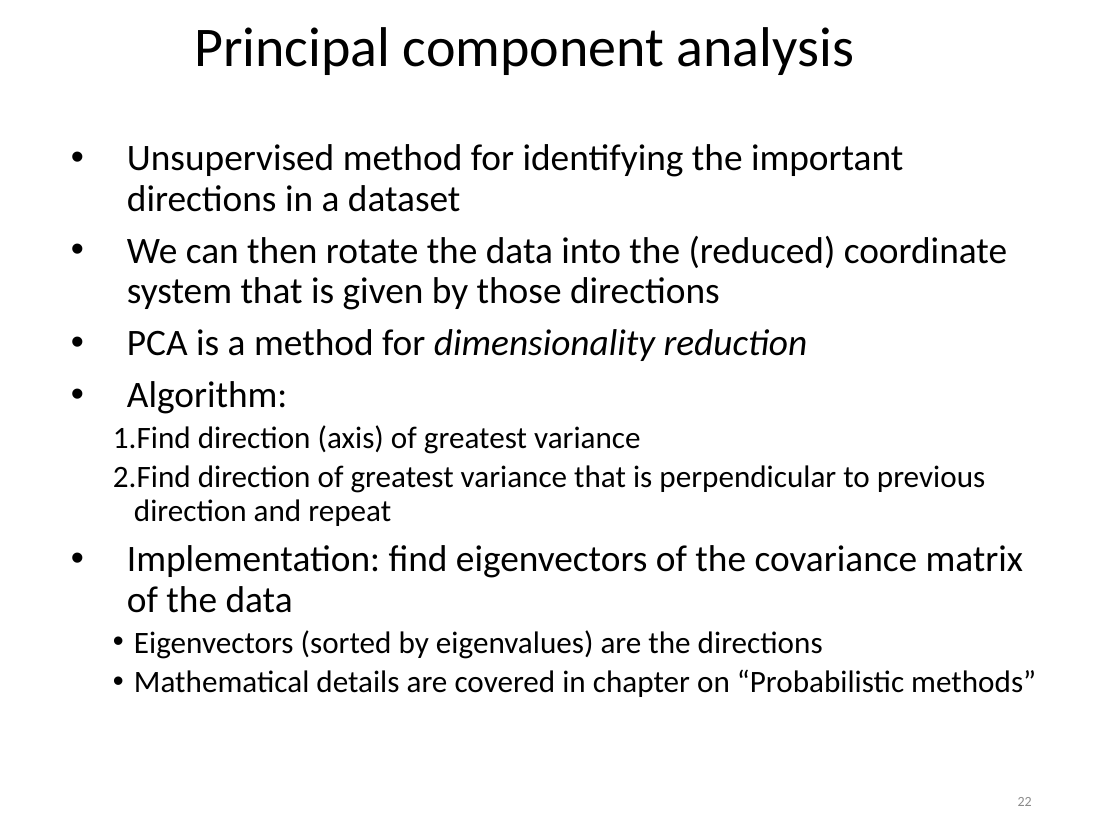
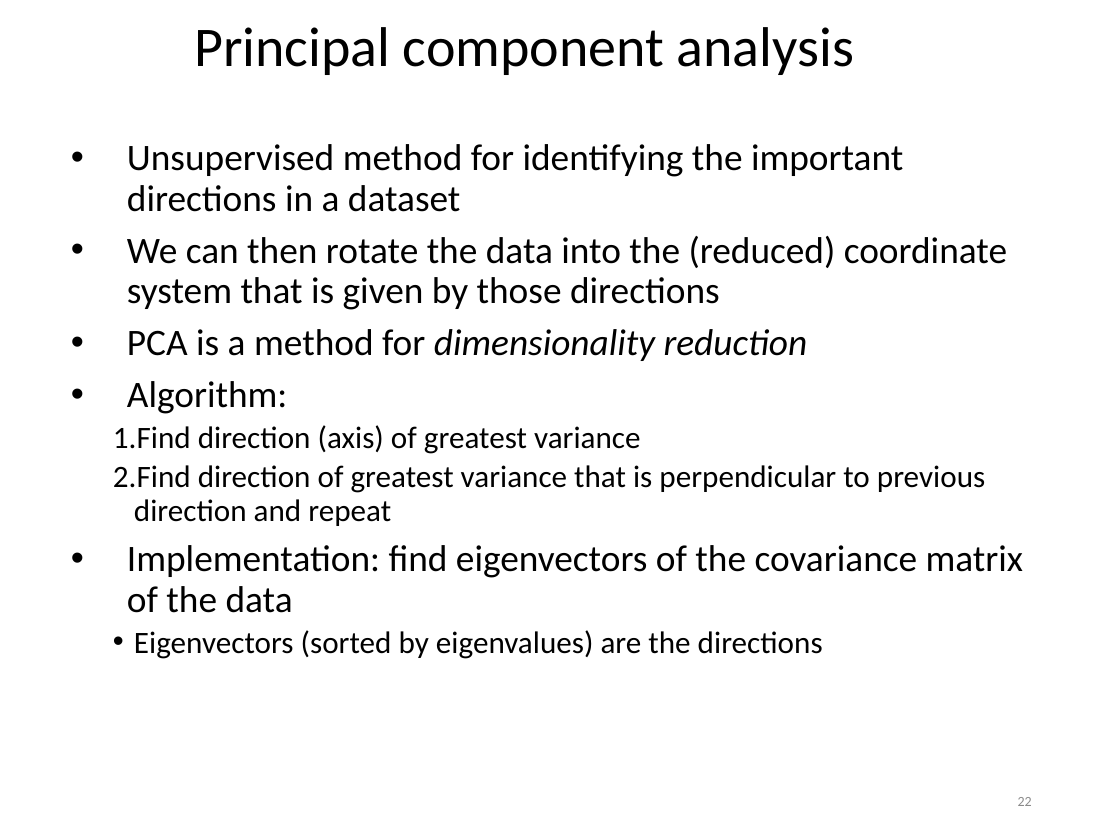
Before and after one commit to khaledmrasheed/khaledmrasheed.github.io, a slide deck: slide 22 of DMcourse/Chapter8.pptx. Drawn at 1120x840 pixels with LibreOffice and Linux fonts; fonts in the diff are those of the drawing. Boxes give left, top, right and bottom in pixels: in the first picture for what was removed or moved away, otherwise in the second. Text is boxed around its words. In the diff, an @@ line names an element or a change of style, - is before the commit and + after.

```diff
--- a/DMcourse/Chapter8.pptx
+++ b/DMcourse/Chapter8.pptx
@@ text at (134,670,1036,697): paragraph removed @@
-  • Mathematical details are covered in chapter on “Probabilistic methods”
```
Also in this commit, not shown: 1 other slide changed.
